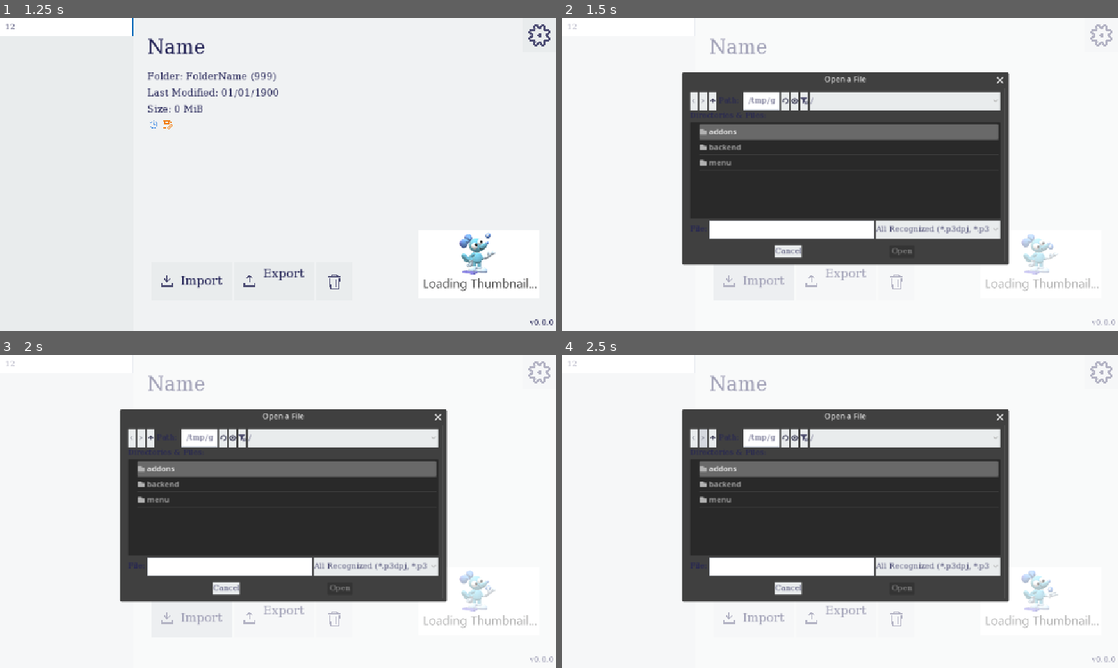
Above: before the commit, frames 1-4 (two rows, left to right).
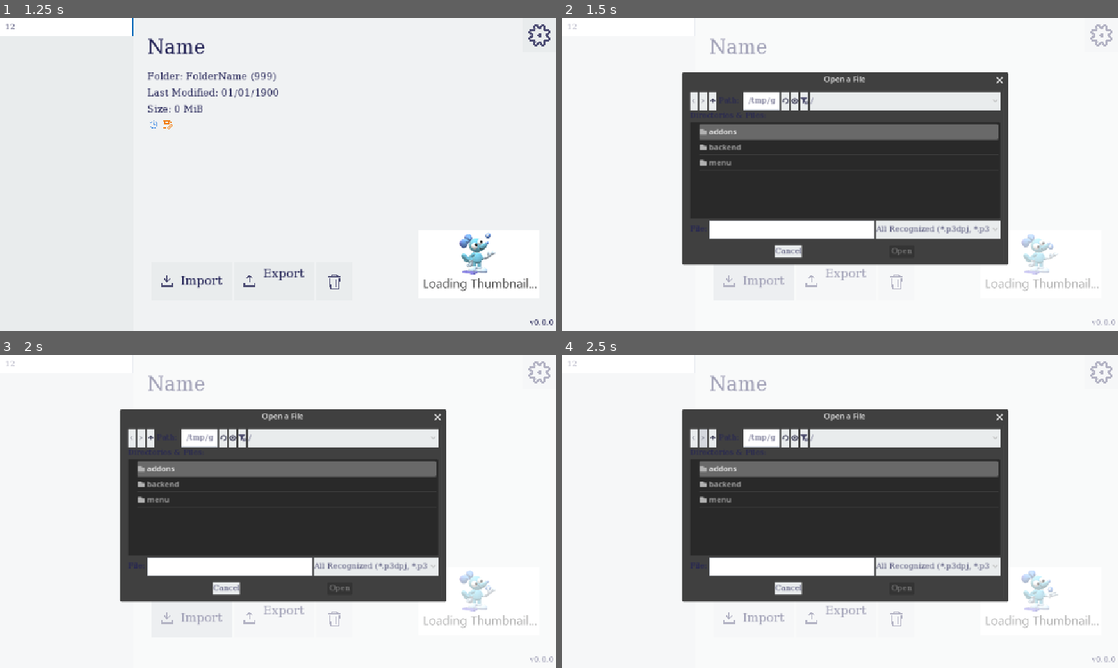
Above: after the commit, the same moments.

Repository: silkycell/Paint-3D-Project-Manager
Game: Godot game, scene res://menu/projects/projects_menu.tscn
The game is run twice, just before and just after one commit, with the same random seed, the same clock (stepped at 60 frames per second) and the same inputs.
Inputs (mouse positions are in pixels of both pictures, inside the frame that each line leads up to):
- Up to frame 1 (1.25 s): click (66, 27) at 0.52 s; type "12" at 0.6 s
- Up to frame 2 (1.5 s): click (751, 280) at 1.25 s
- Up to frame 3 (2 s): no input
- Up to frame 4 (2.5 s): click (701, 436) at 2 s

Frame 1 is identical in both runs. In frame 2, 0.3% of the frame differs, in the area x 47-81%, y 17-80%; in frame 3, 0.3%; in frame 4, 0.3%.
Error in both runs: Out of bounds get index '0' (on base: 'Array[Project]') (res://backend/global_signal_handler.gd:3)

Commit message:
add update notif

Diff:
--- a/menu/projects/projects_menu.tscn
+++ b/menu/projects/projects_menu.tscn
@@ -19,6 +19,7 @@
 [ext_resource type="PackedScene" uid="uid://cyxb6jh7o5skw" path="res://menu/actions/progress_panel/progress_panel.tscn" id="12_cl2e7"]
 [ext_resource type="Script" path="res://menu/url_rich_text_label.gd" id="13_304vj"]
 [ext_resource type="Script" path="res://menu/settings/visual_options.gd" id="13_kehru"]
+[ext_resource type="PackedScene" uid="uid://343h4rc4aq62" path="res://menu/update_popup.tscn" id="13_stju7"]
 [ext_resource type="Script" path="res://menu/projects/settings_button.gd" id="13_v52yi"]
 [ext_resource type="Texture2D" uid="uid://bog3yhscprt7o" path="res://menu/assets/icons/github_icon.svg" id="14_547in"]
 [ext_resource type="Texture2D" uid="uid://dmag2tpwhnvqf" path="res://menu/assets/petri_credits.png" id="14_r7gxu"]
@@ -278,6 +279,10 @@
 text = "v99.99.99"
 horizontal_alignment = 2
 script = SubResource("GDScript_u7u8r")
+
+[node name="UpdatePopup" parent="MainMenu/ProjectPanel" instance=ExtResource("13_stju7")]
+visible = false
+layout_mode = 1
 
 [node name="SettingsContainer" type="Control" parent="."]
 layout_mode = 1
--- /dev/null
+++ b/menu/update_popup.gd
@@ -0,0 +1,64 @@
+extends Button
+
+const TEMPLATE_TEXT:String = "v%s is avaliable to download\nClick here to open the download page"
+const REPO = 'silkycell/Paint-3D-Project-Manager'
+
+@onready var info = $Info
+@onready var http_request = $HTTPRequest
+@onready var close = $Close
+
+func _ready():
+	http_request.request_completed.connect(_on_request_completed)
+
+	hide()
+	close.pressed.connect(queue_free)
+	pressed.connect(func():
+		OS.shell_open('https://github.com/%s/releases/latest' % REPO)
+		queue_free()
+	)
+
+	http_request.request('https://api.github.com/repos/%s/releases/latest' % REPO)
+
+func _on_request_completed(_result, response_code, _headers, body):
+	if body.is_empty(): return
+	if response_code == 404: return
+
+	var json:Dictionary = JSON.parse_string(body.get_string_from_utf8())
+
+	if !json.has("tag_name"): return
+
+	var current_ver = ProjectSettings.get_setting("application/config/version")
+	var github_ver = json.tag_name
+
+	var compare_result = compare_versions(current_ver, github_ver)
+
+	if compare_result == -1:
+		_show_message(github_ver)
+	else:
+		queue_free()
+
+func _show_message(new_version:String):
+	info.text = TEMPLATE_TEXT % new_version
+	show()
+
+# thanks google gemini lmfao
+func compare_versions(version1, version2):
+	# Split version numbers into components
+	var version1_components = version1.split(".")
+	var version2_components = version2.split(".")
+
+	# Compare components until a difference is found or all components are equal
+	for i in range(min(version1_components.size(), version2_components.size())):
+		if int(version1_components[i]) > int(version2_components[i]):
+			return 1  # Version 1 is greater
+		elif int(version1_components[i]) < int(version2_components[i]):
+			return -1  # Version 2 is greater
+
+	# If all components are equal, compare lengths to determine if one version is a subset of the other
+	if version1_components.size() > version2_components.size():
+		return 1  # Version 1 is greater
+	elif version1_components.size() < version2_components.size():
+		return -1  # Version 2 is greater
+
+	# If all components are equal and the lengths are the same, the versions are equal
+	return 0  # Versions are equal
--- /dev/null
+++ b/menu/update_popup.tscn
@@ -0,0 +1,74 @@
+[gd_scene load_steps=4 format=3 uid="uid://343h4rc4aq62"]
+
+[ext_resource type="Theme" uid="uid://eno3kw6ga4uf" path="res://menu/menu_theme.tres" id="1_xba6p"]
+[ext_resource type="Script" path="res://menu/update_popup.gd" id="2_mife2"]
+
+[sub_resource type="StyleBoxFlat" id="StyleBoxFlat_4614g"]
+bg_color = Color(1, 1, 1, 1)
+border_width_left = 1
+border_width_top = 1
+border_width_right = 1
+border_width_bottom = 1
+border_color = Color(0, 0.392157, 0.713726, 1)
+border_blend = true
+
+[node name="UpdatePopup" type="Button"]
+anchors_preset = 3
+anchor_left = 1.0
+anchor_top = 1.0
+anchor_right = 1.0
+anchor_bottom = 1.0
+offset_left = -279.0
+offset_top = -130.0
+grow_horizontal = 0
+grow_vertical = 0
+mouse_default_cursor_shape = 2
+theme = ExtResource("1_xba6p")
+theme_override_styles/focus = SubResource("StyleBoxFlat_4614g")
+theme_override_styles/disabled = SubResource("StyleBoxFlat_4614g")
+theme_override_styles/hover_pressed = SubResource("StyleBoxFlat_4614g")
+theme_override_styles/hover = SubResource("StyleBoxFlat_4614g")
+theme_override_styles/pressed = SubResource("StyleBoxFlat_4614g")
+theme_override_styles/normal = SubResource("StyleBoxFlat_4614g")
+script = ExtResource("2_mife2")
+
+[node name="Title" type="Label" parent="."]
+layout_mode = 1
+anchors_preset = 10
+anchor_right = 1.0
+offset_left = 10.0
+offset_top = 21.0
+offset_right = -9.0
+offset_bottom = 49.0
+grow_horizontal = 2
+theme_type_variation = &"HeaderMedium"
+text = "Update Avaliable"
+horizontal_alignment = 1
+
+[node name="Info" type="Label" parent="."]
+layout_mode = 1
+anchors_preset = -1
+anchor_top = 1.0
+anchor_right = 1.0
+anchor_bottom = 1.0
+offset_left = 1.0
+offset_top = -68.0
+offset_right = -1.0
+offset_bottom = -19.0
+grow_horizontal = 2
+text = "v1.0.0 is avaliable to download
+Click here to open the download page"
+horizontal_alignment = 1
+
+[node name="Close" type="Button" parent="."]
+layout_mode = 1
+anchors_preset = 1
+anchor_left = 1.0
+anchor_right = 1.0
+offset_left = -22.0
+offset_bottom = 23.0
+grow_horizontal = 0
+mouse_default_cursor_shape = 2
+text = "X"
+
+[node name="HTTPRequest" type="HTTPRequest" parent="."]
Not shown: 1 places in menu/projects/projects_menu.tscn that only renumber resources
